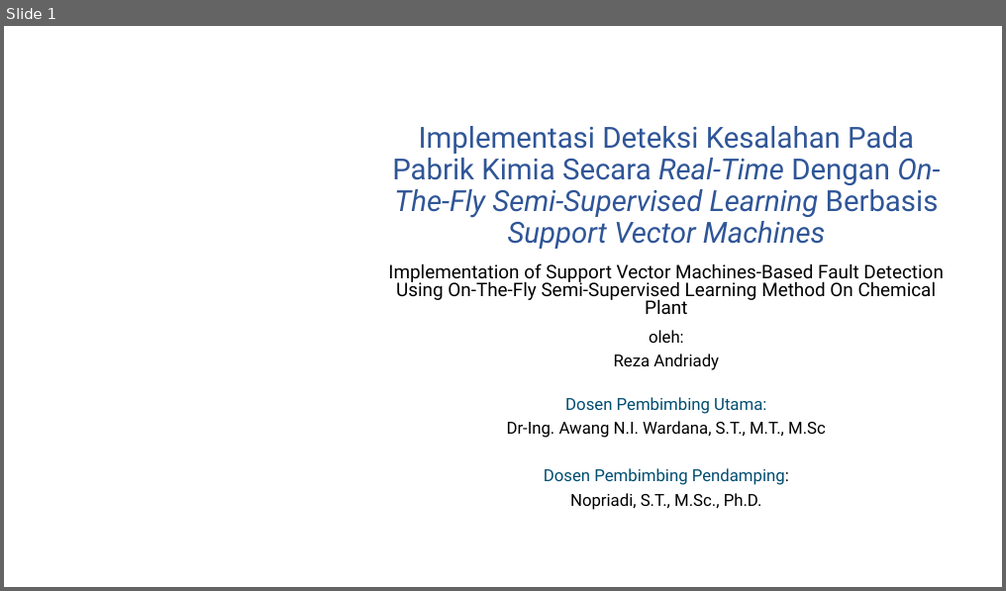
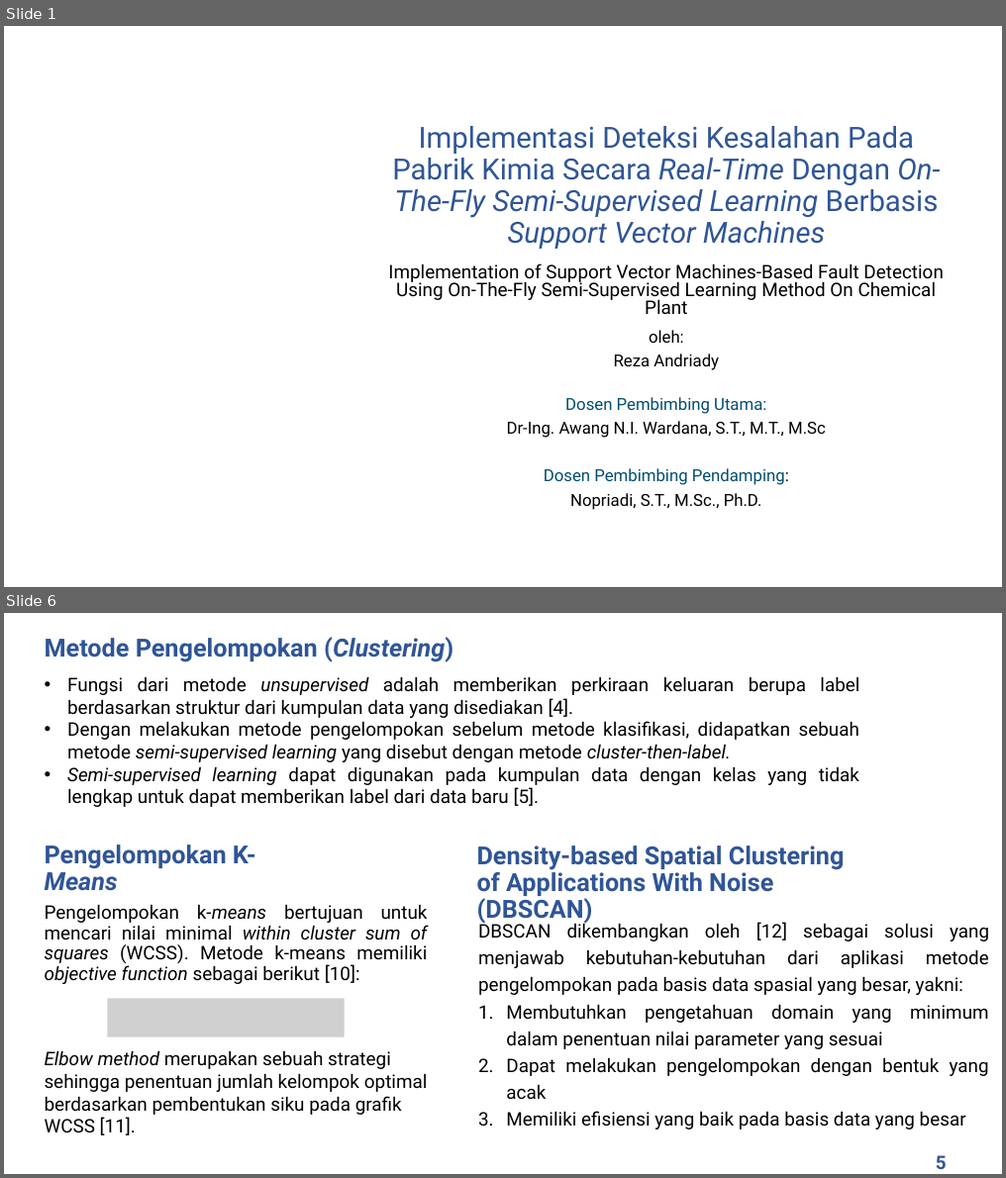
Before and after one commit to rezaandriady/TA_RezaAndriady, a slide deck: Presentasi/Draft Presentasi Reza Andriady - 44976.pptx. Shown one above the other, each under a label of ours: slide 1 before the commit, slides 1 and 6 after it; the slides between them are not shown. The pictures are 1006x591 and 1006x1178 pixels, drawn with LibreOffice and Linux fonts; fonts in the diff are those of the drawing; grey boxes stand for pictures; background and template pictures are left out. Boxes give left, top, right and bottom in pixels: in the first picture for what was removed or moved away, otherwise in the second. Text is boxed around its words. In the diff, an @@ line names an element or a change of style, - is before the commit and + after.

```diff
--- a/Presentasi/Draft Presentasi Reza Andriady - 44976.pptx
+++ b/Presentasi/Draft Presentasi Reza Andriady - 44976.pptx
@@ slide 6 added at bbox=[4, 613, 1002, 1174], background picture (left out) @@
@@ text added at bbox=[45, 637, 453, 663], 24 pt, text #2F5597, bold @@
+Metode Pengelompokan (Clustering)
@@ text added at bbox=[67, 676, 859, 807], 18 pt, text #000000 @@
+• Fungsi dari metode unsupervised adalah memberikan perkiraan keluaran berupa label berdasarkan struktur dari kumpulan data yang disediakan [4].
+• Dengan melakukan metode pengelompokan sebelum metode klasifikasi, didapatkan sebuah metode semi-supervised learning yang disebut dengan metode cluster-then-label.
+• Semi-supervised learning dapat digunakan pada kumpulan data dengan kelas yang tidak lengkap untuk dapat memberikan label dari data baru [5].
@@ title added at bbox=[45, 845, 256, 891], 24 pt, text #2F5597, bold @@
+Pengelompokan K-Means
@@ text added at bbox=[477, 846, 845, 925], 24 pt, text #2F5597, bold @@
+Density-based Spatial Clustering of Applications With Noise (DBSCAN)
@@ text added at bbox=[45, 904, 428, 984], 18 pt, text #000000 @@
+Pengelompokan k-means bertujuan untuk mencari nilai minimal within cluster sum of squares (WCSS). Metode k-means memiliki objective function sebagai berikut [10]:
@@ text added at bbox=[478, 921, 989, 1130], 18 pt, text #000000 @@
+DBSCAN dikembangkan oleh [12] sebagai solusi yang menjawab kebutuhan-kebutuhan dari aplikasi metode pengelompokan pada basis data spasial yang besar, yakni:
+1. Membutuhkan pengetahuan domain yang minimum dalam penentuan nilai parameter yang sesuai
+2. Dapat melakukan pengelompokan dengan bentuk yang acak
+3. Memiliki efisiensi yang baik pada basis data yang besar
@@ picture added at bbox=[107, 998, 345, 1038] @@
@@ text added at bbox=[45, 1051, 428, 1136], 18 pt, text #000000 @@
+Elbow method merupakan sebuah strategi sehingga penentuan jumlah kelompok optimal berdasarkan pembentukan siku pada grafik WCSS [11].
@@ text added at bbox=[936, 1156, 946, 1169], 18 pt, text #2F5597, bold @@
+5
```
Also in this commit, not shown: 20 slides changed, 8 other slides added, 5 slides removed.
